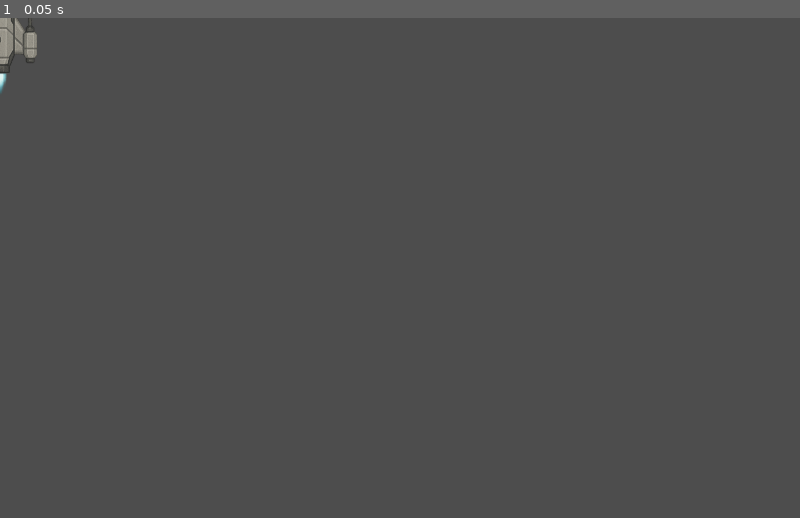
Above: before the commit, frame 1.
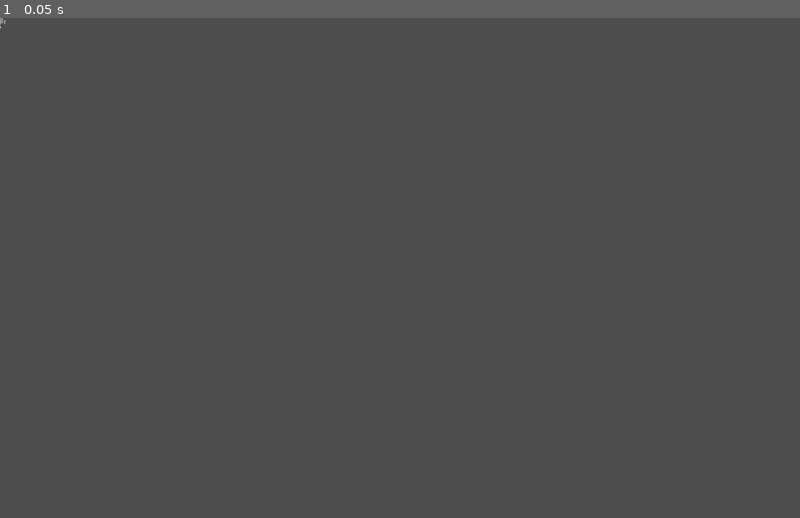
Above: after the commit, the same moment.

Repository: igjese/galaxy-campaign
Game: Godot game, scene res://scenes/Ship.tscn
The game is run twice, just before and just after one commit, with the same random seed, the same clock (stepped at 60 frames per second) and the same inputs. This scene is started directly instead of the project's main scene.
Inputs:
- Up to frame 1 (0.05 s): no input

The runs differ from the first frame. In frame 1, 0.3% of the frame differs, in the area x 0-5%, y 0-15%.

Commit message:
Battlefield sibling to Map, under Main; ships spawn on battlefield

Diff:
--- a/scenes/Battlefield.tscn
+++ /dev/null
@@ -1,3 +0,0 @@
-[gd_scene format=3 uid="uid://c0viooajr5g77"]
-
-[node name="Battlefield" type="Node2D"]
--- /dev/null
+++ b/scenes/Main.tscn
@@ -0,0 +1,144 @@
+[gd_scene load_steps=6 format=3 uid="uid://dbkbcp753u33p"]
+
+[ext_resource type="Script" uid="uid://d0emdqkydvqc2" path="res://scenes/map.gd" id="1_vcsgt"]
+[ext_resource type="Texture2D" uid="uid://fgaapbg5fdsi" path="res://assets/map-background.png" id="2_c01mt"]
+[ext_resource type="Script" uid="uid://embxqtjdjepy" path="res://scenes/world_dialog.gd" id="3_nxtc6"]
+[ext_resource type="PackedScene" uid="uid://b5gf5oqku1coh" path="res://scenes/CombatDialog.tscn" id="4_jlsqs"]
+[ext_resource type="Script" uid="uid://dbsjxfc6qxioq" path="res://scenes/battlefield.gd" id="5_q8u5g"]
+
+[node name="Main" type="Node2D"]
+
+[node name="Map" type="Node2D" parent="."]
+script = ExtResource("1_vcsgt")
+
+[node name="Background" type="TextureRect" parent="Map"]
+anchors_preset = 15
+anchor_right = 1.0
+anchor_bottom = 1.0
+offset_right = 1440.0
+offset_bottom = 900.0
+grow_horizontal = 2
+grow_vertical = 2
+texture = ExtResource("2_c01mt")
+expand_mode = 2
+
+[node name="ConnectionLines" type="Line2D" parent="Map"]
+width = 5.0
+default_color = Color(0.475884, 0.313445, 0.946131, 0.290196)
+
+[node name="PendingMoves" type="Node2D" parent="Map"]
+
+[node name="UI" type="Control" parent="Map"]
+layout_mode = 3
+anchors_preset = 0
+offset_right = 1440.0
+offset_bottom = 900.0
+
+[node name="EndTurn" type="Button" parent="Map/UI"]
+layout_mode = 0
+offset_left = 1345.0
+offset_top = 15.0
+offset_right = 1423.0
+offset_bottom = 46.0
+text = "End Turn"
+
+[node name="Resources" type="Label" parent="Map/UI"]
+layout_mode = 0
+offset_left = 440.0
+offset_top = 15.0
+offset_right = 1015.0
+offset_bottom = 38.0
+text = "M: 0 | S: 0 | P: 0"
+horizontal_alignment = 1
+
+[node name="TurnCount" type="Label" parent="Map/UI"]
+layout_mode = 0
+offset_left = 23.0
+offset_top = 15.0
+offset_right = 77.0
+offset_bottom = 38.0
+text = "Turn: 1"
+
+[node name="WorldDialog" type="PopupPanel" parent="Map/UI"]
+size = Vector2i(109, 102)
+script = ExtResource("3_nxtc6")
+
+[node name="VBox" type="VBoxContainer" parent="Map/UI/WorldDialog"]
+offset_left = 4.0
+offset_top = 4.0
+offset_right = 205.0
+offset_bottom = 133.0
+
+[node name="WorldName" type="Label" parent="Map/UI/WorldDialog/VBox"]
+layout_mode = 2
+theme_override_font_sizes/font_size = 20
+horizontal_alignment = 1
+
+[node name="Mode" type="HBoxContainer" parent="Map/UI/WorldDialog/VBox"]
+layout_mode = 2
+
+[node name="Shipyard" type="Button" parent="Map/UI/WorldDialog/VBox/Mode"]
+layout_mode = 2
+size_flags_horizontal = 3
+toggle_mode = true
+text = "Shipyard"
+
+[node name="Fleets" type="Button" parent="Map/UI/WorldDialog/VBox/Mode"]
+layout_mode = 2
+size_flags_horizontal = 3
+toggle_mode = true
+text = "Fleets"
+
+[node name="LineContainer" type="VBoxContainer" parent="Map/UI/WorldDialog/VBox"]
+layout_mode = 2
+
+[node name="Summary" type="Label" parent="Map/UI/WorldDialog/VBox"]
+layout_mode = 2
+horizontal_alignment = 2
+
+[node name="Cmd" type="HBoxContainer" parent="Map/UI/WorldDialog/VBox"]
+layout_mode = 2
+
+[node name="Clear" type="Button" parent="Map/UI/WorldDialog/VBox/Cmd"]
+layout_mode = 2
+size_flags_horizontal = 3
+text = "Clear"
+
+[node name="Build" type="Button" parent="Map/UI/WorldDialog/VBox/Cmd"]
+layout_mode = 2
+size_flags_horizontal = 3
+text = "Build"
+
+[node name="All" type="Button" parent="Map/UI/WorldDialog/VBox/Cmd"]
+layout_mode = 2
+size_flags_horizontal = 3
+text = "All"
+
+[node name="Move" type="MenuButton" parent="Map/UI/WorldDialog/VBox/Cmd"]
+layout_mode = 2
+size_flags_horizontal = 3
+text = "Move..."
+
+[node name="CombatDialog" parent="Map/UI" instance=ExtResource("4_jlsqs")]
+visible = false
+
+[node name="Battlefield" type="Node2D" parent="."]
+visible = false
+script = ExtResource("5_q8u5g")
+
+[node name="Background" type="TextureRect" parent="Battlefield"]
+offset_right = 1440.0
+offset_bottom = 900.0
+texture = ExtResource("2_c01mt")
+expand_mode = 1
+
+[node name="PlayerFleet" type="Node2D" parent="Battlefield"]
+
+[node name="AIFleet" type="Node2D" parent="Battlefield"]
+
+[connection signal="pressed" from="Map/UI/EndTurn" to="Map" method="_on_end_turn_pressed"]
+[connection signal="pressed" from="Map/UI/WorldDialog/VBox/Mode/Shipyard" to="Map/UI/WorldDialog" method="_on_shipyard_pressed"]
+[connection signal="pressed" from="Map/UI/WorldDialog/VBox/Mode/Fleets" to="Map/UI/WorldDialog" method="_on_fleets_pressed"]
+[connection signal="pressed" from="Map/UI/WorldDialog/VBox/Cmd/Clear" to="Map/UI/WorldDialog" method="_on_clear_pressed"]
+[connection signal="pressed" from="Map/UI/WorldDialog/VBox/Cmd/Build" to="Map/UI/WorldDialog" method="_on_build_pressed"]
+[connection signal="pressed" from="Map/UI/WorldDialog/VBox/Cmd/All" to="Map/UI/WorldDialog" method="_on_all_pressed"]
--- a/scenes/Ship.tscn
+++ b/scenes/Ship.tscn
@@ -1,9 +1,11 @@
-[gd_scene load_steps=3 format=3 uid="uid://4youx0rk83mx"]
+[gd_scene load_steps=4 format=3 uid="uid://4youx0rk83mx"]
 
 [ext_resource type="Texture2D" uid="uid://b6csux6cbp0ku" path="res://assets/ships/FF.png" id="1_gjfe0"]
+[ext_resource type="Script" uid="uid://dalhmckelh01s" path="res://scenes/ship.gd" id="1_qq457"]
 [ext_resource type="Texture2D" uid="uid://b1ofuw6lxw84s" path="res://assets/ships/exhaust.png" id="2_qq457"]
 
 [node name="Ship" type="Node2D"]
+script = ExtResource("1_qq457")
 
 [node name="Ship" type="Sprite2D" parent="."]
 texture = ExtResource("1_gjfe0")
--- a/scenes/battlefield.gd
+++ b/scenes/battlefield.gd
@@ -1 +1,31 @@
 extends Node2D
+
+@onready var player_fleet = $PlayerFleet
+@onready var ai_fleet = $AIFleet
+@onready var ship_scene = preload("res://scenes/Ship.tscn")
+
+func start():
+    show()
+    var move = GameLoop.current_move
+    spawn_fleet(move.ships, player_fleet, false)
+    spawn_fleet(move.ai_ships, ai_fleet, true)
+
+
+func spawn_fleet(ship_group: ShipGroup, parent: Node, is_ai: bool):
+    var x_base = (get_viewport_rect().size.x - 100) if is_ai else 100
+
+    for ship_type in ship_group.counts.keys():
+        var count = ship_group.counts[ship_type]
+        for i in count:
+            var ship = ship_scene.instantiate()
+            ship.set_type(ship_type, is_ai)
+            ship.position = get_random_spawn_position(x_base)
+            parent.add_child(ship)
+
+
+func get_random_spawn_position(x_base: float) -> Vector2:
+    var y_min = 100
+    var y_max = get_viewport_rect().size.y - 100
+    var x_offset = randf_range(-50, 50)
+    var y = randf_range(y_min, y_max)
+    return Vector2(x_base + x_offset, y)
--- a/scenes/combat_dialog.gd
+++ b/scenes/combat_dialog.gd
@@ -26,12 +26,18 @@
 
 
 func _on_start_battle_pressed():
-    GameLoop.resolve_battle()  # request logic
+    #GameLoop.resolve_battle()  # request logic
+    hide()
+    get_tree().get_root().get_node("Main/Map").hide()
+    var battlefield = get_tree().get_root().get_node("Main/Battlefield")
+    battlefield.start()
+
 
 func show_result(result_text):
     $VBox/Result.text = result_text
     $VBox/Buttons/StartBattle.visible = false
     $VBox/Buttons/Close.visible = true
 
+
 func _on_close_pressed():
     hide()
--- a/scenes/map.tscn
+++ /dev/null
@@ -1,127 +0,0 @@
-[gd_scene load_steps=5 format=3 uid="uid://dbkbcp753u33p"]
-
-[ext_resource type="Script" uid="uid://d0emdqkydvqc2" path="res://scenes/map.gd" id="1_0cso3"]
-[ext_resource type="Texture2D" uid="uid://fgaapbg5fdsi" path="res://assets/map-background.png" id="2_2klcf"]
-[ext_resource type="Script" uid="uid://embxqtjdjepy" path="res://scenes/world_dialog.gd" id="3_2lpho"]
-[ext_resource type="PackedScene" uid="uid://b5gf5oqku1coh" path="res://scenes/CombatDialog.tscn" id="4_nakos"]
-
-[node name="Map" type="Node2D"]
-script = ExtResource("1_0cso3")
-
-[node name="Background" type="TextureRect" parent="."]
-anchors_preset = 15
-anchor_right = 1.0
-anchor_bottom = 1.0
-offset_right = 1440.0
-offset_bottom = 900.0
-grow_horizontal = 2
-grow_vertical = 2
-texture = ExtResource("2_2klcf")
-expand_mode = 2
-
-[node name="ConnectionLines" type="Line2D" parent="."]
-width = 5.0
-default_color = Color(0.475884, 0.313445, 0.946131, 0.290196)
-
-[node name="PendingMoves" type="Node2D" parent="."]
-
-[node name="UI" type="Control" parent="."]
-layout_mode = 3
-anchors_preset = 0
-offset_right = 1440.0
-offset_bottom = 900.0
-
-[node name="EndTurn" type="Button" parent="UI"]
-layout_mode = 0
-offset_left = 1345.0
-offset_top = 15.0
-offset_right = 1423.0
-offset_bottom = 46.0
-text = "End Turn"
-
-[node name="Resources" type="Label" parent="UI"]
-layout_mode = 0
-offset_left = 440.0
-offset_top = 15.0
-offset_right = 1015.0
-offset_bottom = 38.0
-text = "M: 0 | S: 0 | P: 0"
-horizontal_alignment = 1
-
-[node name="TurnCount" type="Label" parent="UI"]
-layout_mode = 0
-offset_left = 23.0
-offset_top = 15.0
-offset_right = 77.0
-offset_bottom = 38.0
-text = "Turn: 1"
-
-[node name="WorldDialog" type="PopupPanel" parent="UI"]
-size = Vector2i(109, 102)
-script = ExtResource("3_2lpho")
-
-[node name="VBox" type="VBoxContainer" parent="UI/WorldDialog"]
-offset_left = 4.0
-offset_top = 4.0
-offset_right = 205.0
-offset_bottom = 133.0
-
-[node name="WorldName" type="Label" parent="UI/WorldDialog/VBox"]
-layout_mode = 2
-theme_override_font_sizes/font_size = 20
-horizontal_alignment = 1
-
-[node name="Mode" type="HBoxContainer" parent="UI/WorldDialog/VBox"]
-layout_mode = 2
-
-[node name="Shipyard" type="Button" parent="UI/WorldDialog/VBox/Mode"]
-layout_mode = 2
-size_flags_horizontal = 3
-toggle_mode = true
-text = "Shipyard"
-
-[node name="Fleets" type="Button" parent="UI/WorldDialog/VBox/Mode"]
-layout_mode = 2
-size_flags_horizontal = 3
-toggle_mode = true
-text = "Fleets"
-
-[node name="LineContainer" type="VBoxContainer" parent="UI/WorldDialog/VBox"]
-layout_mode = 2
-
-[node name="Summary" type="Label" parent="UI/WorldDialog/VBox"]
-layout_mode = 2
-horizontal_alignment = 2
-
-[node name="Cmd" type="HBoxContainer" parent="UI/WorldDialog/VBox"]
-layout_mode = 2
-
-[node name="Clear" type="Button" parent="UI/WorldDialog/VBox/Cmd"]
-layout_mode = 2
-size_flags_horizontal = 3
-text = "Clear"
-
-[node name="Build" type="Button" parent="UI/WorldDialog/VBox/Cmd"]
-layout_mode = 2
-size_flags_horizontal = 3
-text = "Build"
-
-[node name="All" type="Button" parent="UI/WorldDialog/VBox/Cmd"]
-layout_mode = 2
-size_flags_horizontal = 3
-text = "All"
-
-[node name="Move" type="MenuButton" parent="UI/WorldDialog/VBox/Cmd"]
-layout_mode = 2
-size_flags_horizontal = 3
-text = "Move..."
-
-[node name="CombatDialog" parent="UI" instance=ExtResource("4_nakos")]
-visible = false
-
-[connection signal="pressed" from="UI/EndTurn" to="." method="_on_end_turn_pressed"]
-[connection signal="pressed" from="UI/WorldDialog/VBox/Mode/Shipyard" to="UI/WorldDialog" method="_on_shipyard_pressed"]
-[connection signal="pressed" from="UI/WorldDialog/VBox/Mode/Fleets" to="UI/WorldDialog" method="_on_fleets_pressed"]
-[connection signal="pressed" from="UI/WorldDialog/VBox/Cmd/Clear" to="UI/WorldDialog" method="_on_clear_pressed"]
-[connection signal="pressed" from="UI/WorldDialog/VBox/Cmd/Build" to="UI/WorldDialog" method="_on_build_pressed"]
-[connection signal="pressed" from="UI/WorldDialog/VBox/Cmd/All" to="UI/WorldDialog" method="_on_all_pressed"]
--- /dev/null
+++ b/scenes/ship.gd
@@ -0,0 +1,23 @@
+extends Node2D
+
+var ship_type := ""
+var is_ai := false
+
+@onready var ship_sprite = $Ship  # or whatever path
+
+
+func _ready():
+    scale_to_normalize()
+
+
+func scale_to_normalize():
+    var target_height = 30.0
+    var current_height = ship_sprite.texture.get_height()
+    var scale_factor = target_height / current_height
+    scale = Vector2(scale_factor, scale_factor)
+
+
+func set_type(ship_type: String, is_ai: bool):
+    self.ship_type = ship_type
+    self.is_ai = is_ai
+    # Set sprite, stats, etc.
--- a/scripts/game_loop.gd
+++ b/scripts/game_loop.gd
@@ -46,7 +46,7 @@
 
 
 func begin_setup():
-    map = get_tree().get_root().get_node("Map")
+    map = get_tree().get_root().get_node("Main/Map")
     combat_dialog = map.get_node("UI/CombatDialog")
 
 
Not shown, added: scenes/ship.gd.uid
